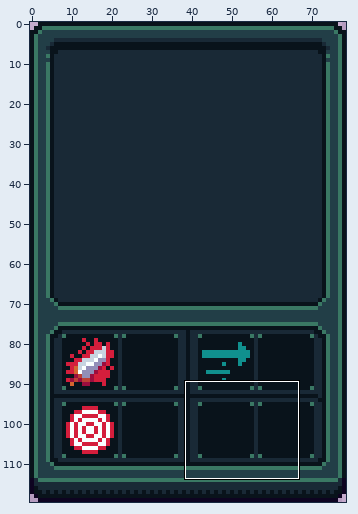
Two states of a pixel-art file, Assets/Sprites/GUI/Green-Hero-Construction-Card-Back.aseprite. The picture above shows the old version from afar; the outline marks the close-up.
Close-up. First the earlier version:
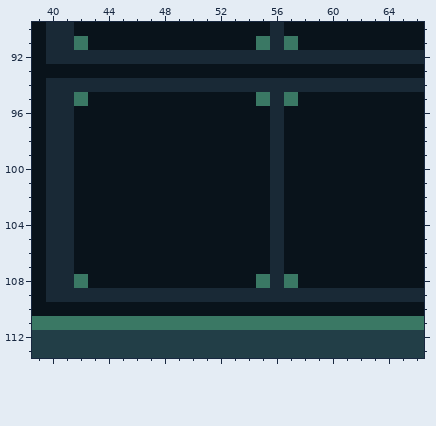
79x120 pixels, 1 frame. Shown: x 39..66, y 90..113.
New version:
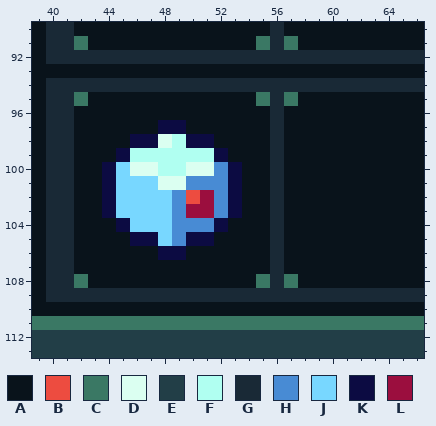
Palette (. is transparent): A #09131b  B #ed4c40  C #3a7864  D #dbfff1  E #223e47  F #b0fff1  G #192936  H #488bd4  J #78d7ff  K #0c0b42  L #9b0e3e
Changes in this commit:
Layer "Stats":
y 97: x 48..49 AA -> KK
y 98: x 46..51 AAAAAA -> KKDFKK
y 99: x 45..52 AAAAAAAA -> KFFFFFFK
y 100: x 44..53 AAAAAAAAAA -> KJDDFFDDHK
y 101: x 44..53 AAAAAAAAAA -> KJJJDDHHHK
y 102: x 44..53 AAAAAAAAAA -> KJJJJHBLHK
y 103: x 44..53 AAAAAAAAAA -> KJJJJHLLHK
y 104: x 45..52 AAAAAAAA -> KJJJHHHK
y 105: x 46..51 AAAAAA -> KKJHKK
y 106: x 48..49 AA -> KK
Pixel boxes of the changes (left, top, right, bottom) in both close-ups:
changed: (102, 120, 242, 260)
